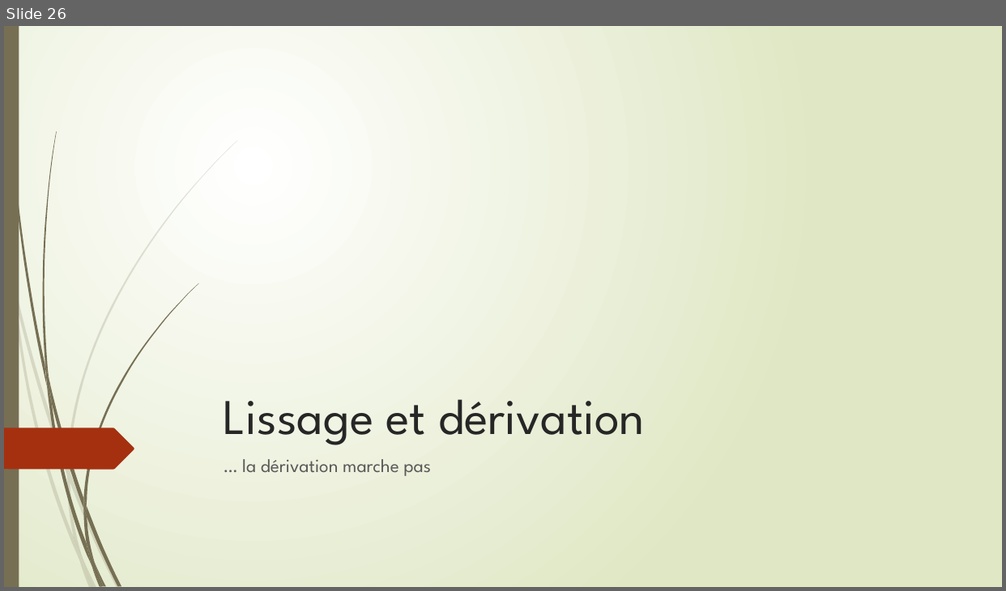
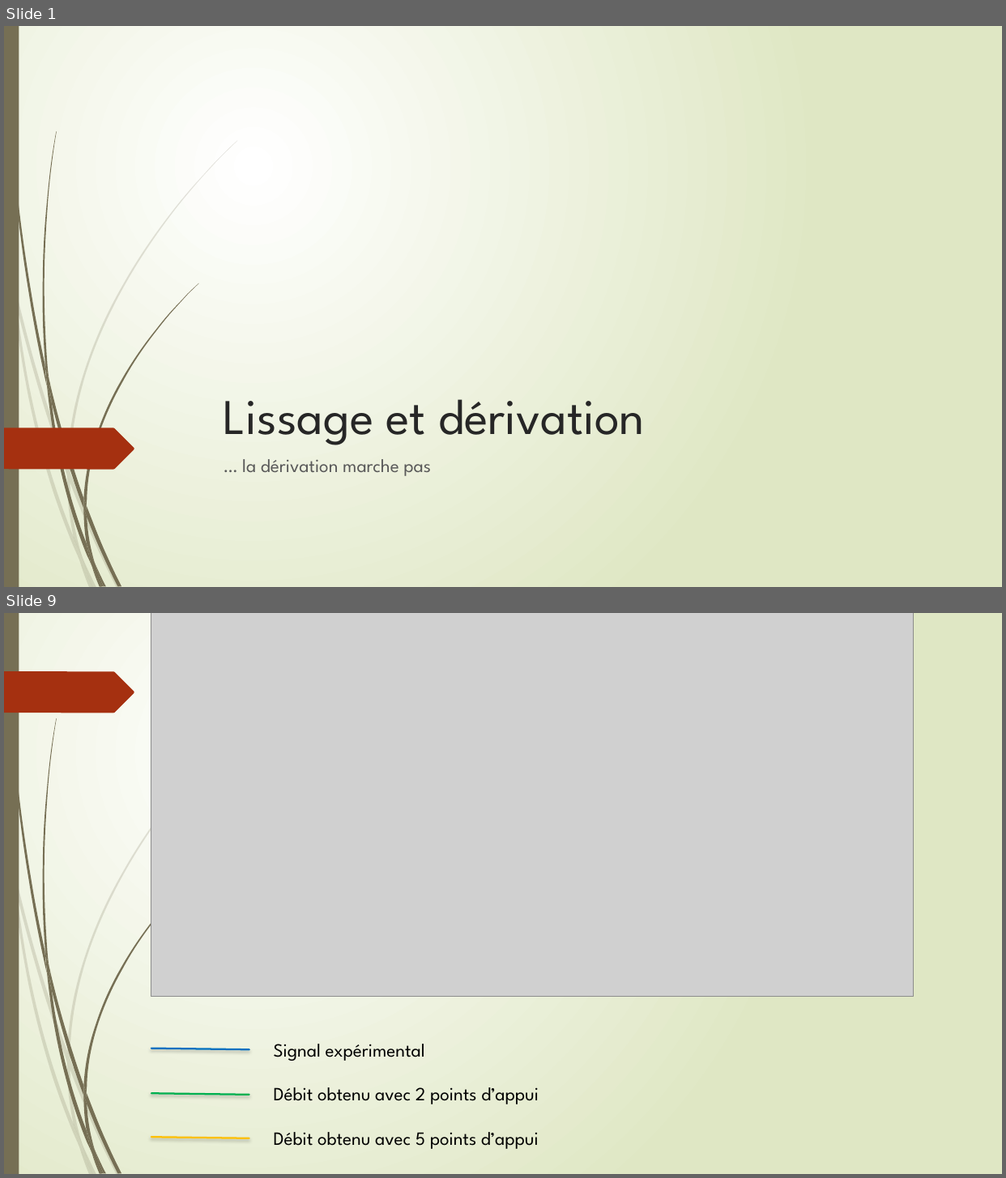
Before and after one commit to Poroing/CrowdDeplacementOptimisation, a slide deck: Présentation/thibaylt.pptm. Shown one above the other, each under a label of ours: slide 26 before the commit, slides 1 and 9 after it; the slides between them are not shown. The pictures are 1006x591 and 1006x1178 pixels, drawn with LibreOffice and Linux fonts; fonts in the diff are those of the drawing; grey boxes stand for pictures. Boxes give left, top, right and bottom in pixels: in the first picture for what was removed or moved away, otherwise in the second. Text is boxed around its words. In the diff, an @@ line names an element or a change of style, - is before the commit and + after.

```diff
--- a/Présentation/thibaylt.pptm
+++ b/Présentation/thibaylt.pptm
@@ slide 9 added at (4,613,1002,1174), background gradient #FFFFFF to #DFE8C4; not listed: 23 template elements that a slide beside it also shows @@
@@ picture added at (151,613,914,996) @@
@@ freeform shape added at (4,671,134,713), fill #A53010 @@
@@ line added from (151, 1049) to (249, 1050), #0070C0 1.75 pt @@
@@ text added at (274,1044,425,1061), 18 pt, text #000000 @@
+Signal expérimental
@@ line added from (151, 1093) to (249, 1095), #00B050 1.75 pt @@
@@ text added at (274,1088,539,1105), 18 pt, text #000000 @@
+Débit obtenu avec 2 points d’appui
@@ line added from (151, 1137) to (249, 1139), #FFC000 1.75 pt @@
@@ text added at (274,1132,539,1149), 18 pt, text #000000 @@
+Débit obtenu avec 5 points d’appui
@@ what was slide 26 is now slide 1 @@
```
Also in this commit, not shown: 13 other slides added, 32 slides removed, 1 other file.
